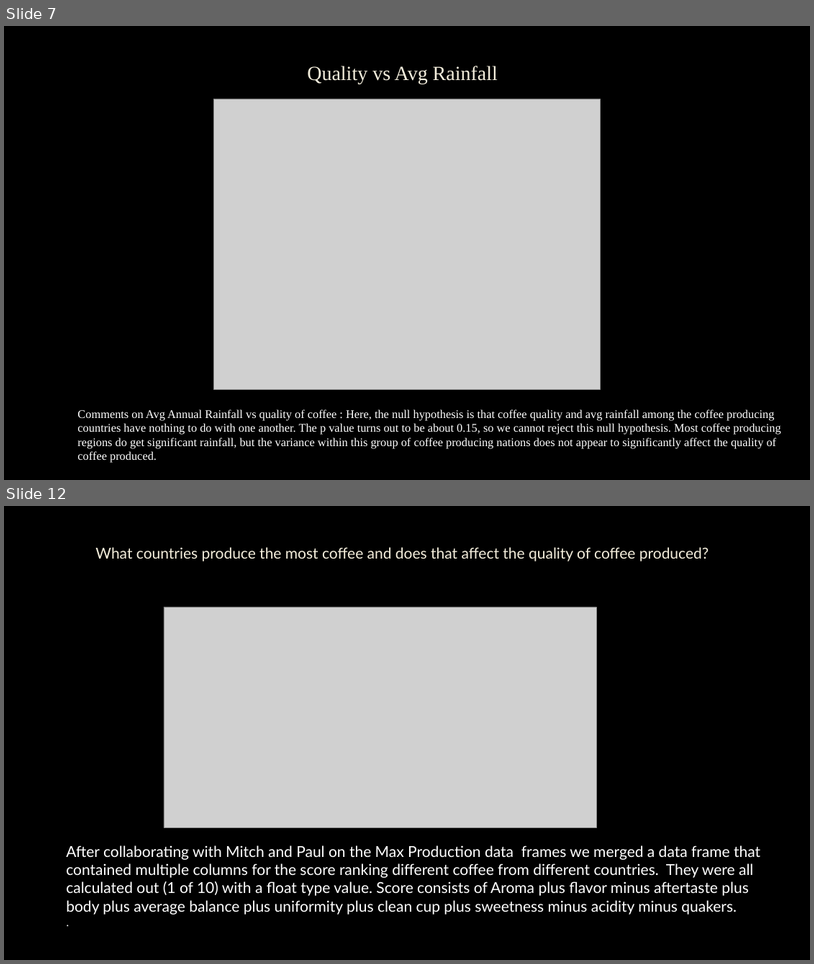
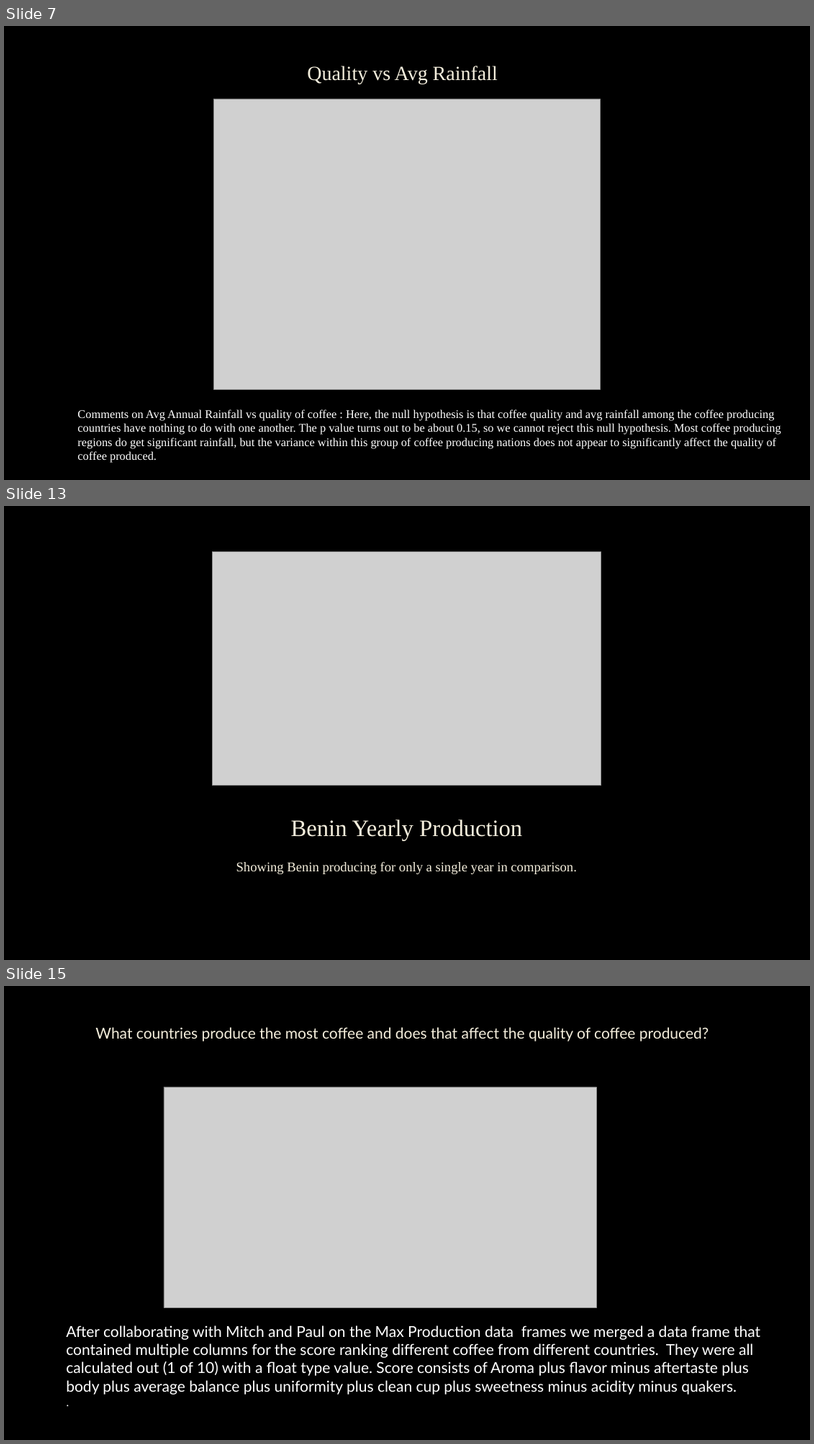
Before and after one commit to colinroberts-data-analytics-portfolio/project1, a slide deck: A Study of Coffee Production.pptx. Shown one above the other, each under a label of ours: slides 7 and 12 before the commit, slides 7, 13 and 15 after it; the slides between them are not shown. The pictures are 814x964 and 814x1444 pixels, drawn with LibreOffice and Linux fonts; fonts in the diff are those of the drawing; grey boxes stand for pictures; background and template pictures are left out. Boxes give left, top, right and bottom in pixels: in the first picture for what was removed or moved away, otherwise in the second. Text is boxed around its words. In the diff, an @@ line names an element or a change of style, - is before the commit and + after.

Commit message:
Updated Coffee Production Graphs

```diff
--- a/A Study of Coffee Production.pptx
+++ b/A Study of Coffee Production.pptx
@@ slide 13 added at (x1=4, y1=506, x2=810, y2=960), background picture (left out) @@
@@ picture added at (x1=213, y1=552, x2=602, y2=785) @@
@@ title added at (x1=291, y1=819, x2=522, y2=840), 28 pt, text #F4EEDC @@
+Benin Yearly Production
@@ text added at (x1=237, y1=862, x2=576, y2=874), 16 pt, text #F4EEDC @@
+Showing Benin producing for only a single year in comparison.
@@ what was slide 12 is now slide 15 @@
```
Also in this commit, not shown: 6 other slides added, 4 slides removed.
